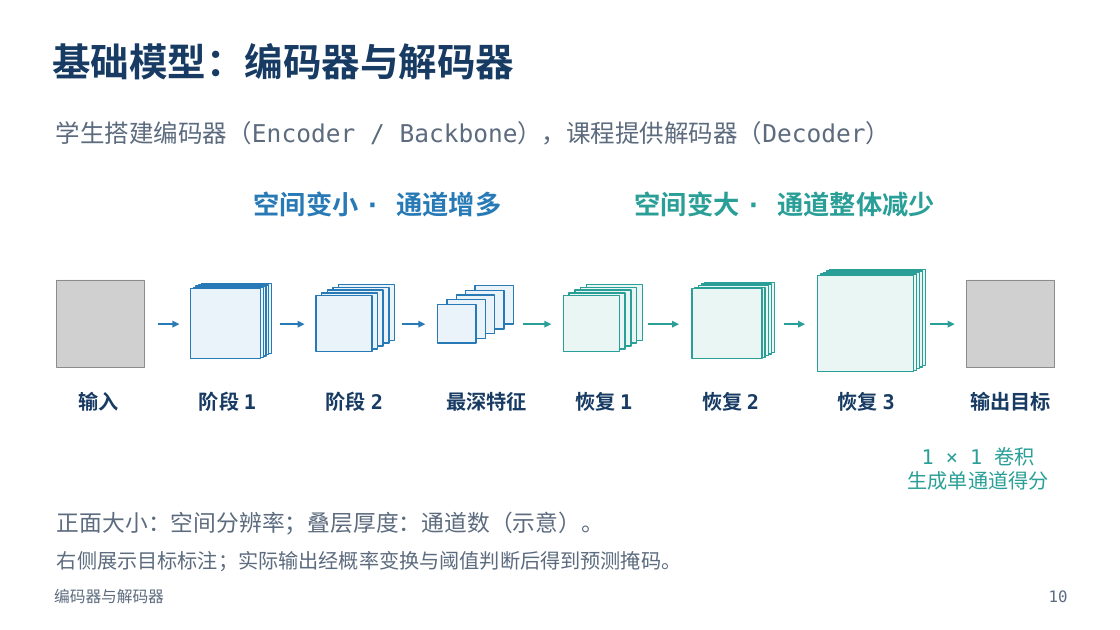
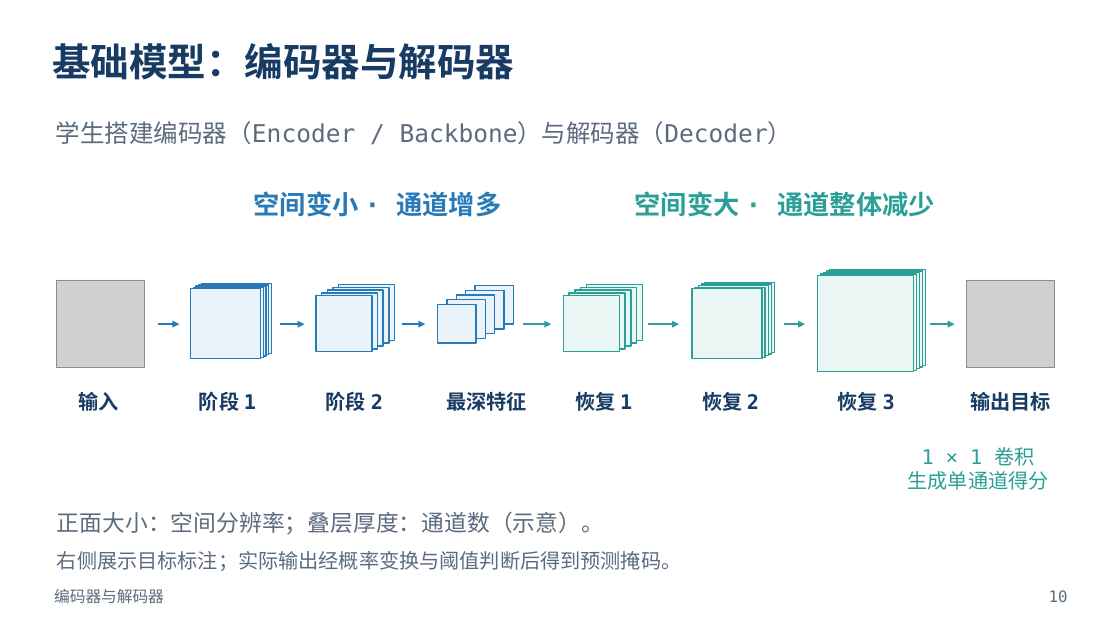
Before and after one commit to Aster-Letter/ustc-ai-math-experiments-26fall-b, a slide deck: slide 10 of 实验05_宠物主体分割与小型UNet/slides/实验05_课堂讲解.pptx. Drawn at 1120x630 pixels with LibreOffice and Linux fonts; fonts in the diff are those of the drawing; grey boxes stand for pictures. Boxes give left, top, right and bottom in pixels: in the first picture for what was removed or moved away, otherwise in the second. Text is boxed around its words. In the diff, an @@ line names an element or a change of style, - is before the commit and + after.

Commit message:
lab05: 增加学生解码器任务和本地GPU运行路径

```diff
--- a/实验05_宠物主体分割与小型UNet/slides/实验05_课堂讲解.pptx
+++ b/实验05_宠物主体分割与小型UNet/slides/实验05_课堂讲解.pptx
@@ text at (56,121,793,144): text changed @@
-学生搭建编码器（Encoder / Backbone），课程提供解码器（Decoder）
+学生搭建编码器（Encoder / Backbone）与解码器（Decoder）
```
Also in this commit, not shown: 2 other slides changed, 1 slide added, 1 slide removed, 13 other files.
